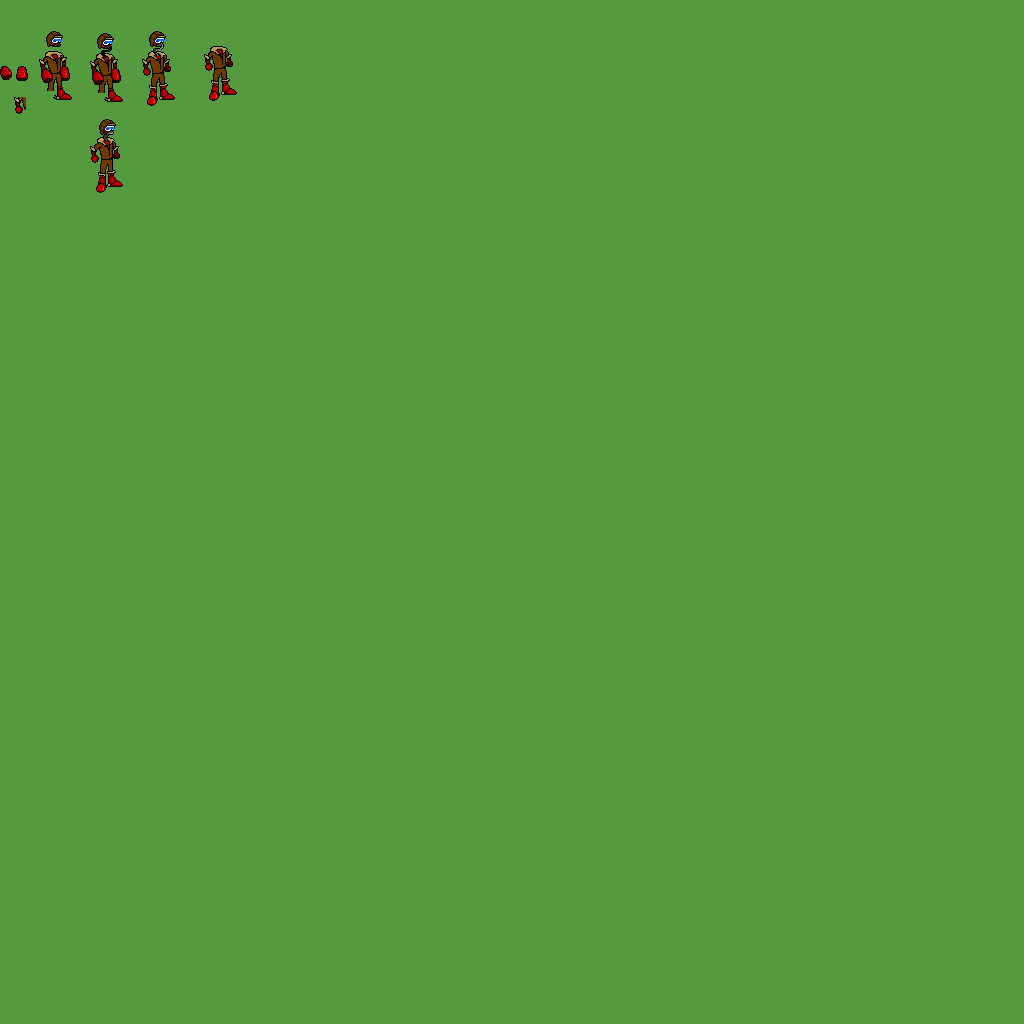
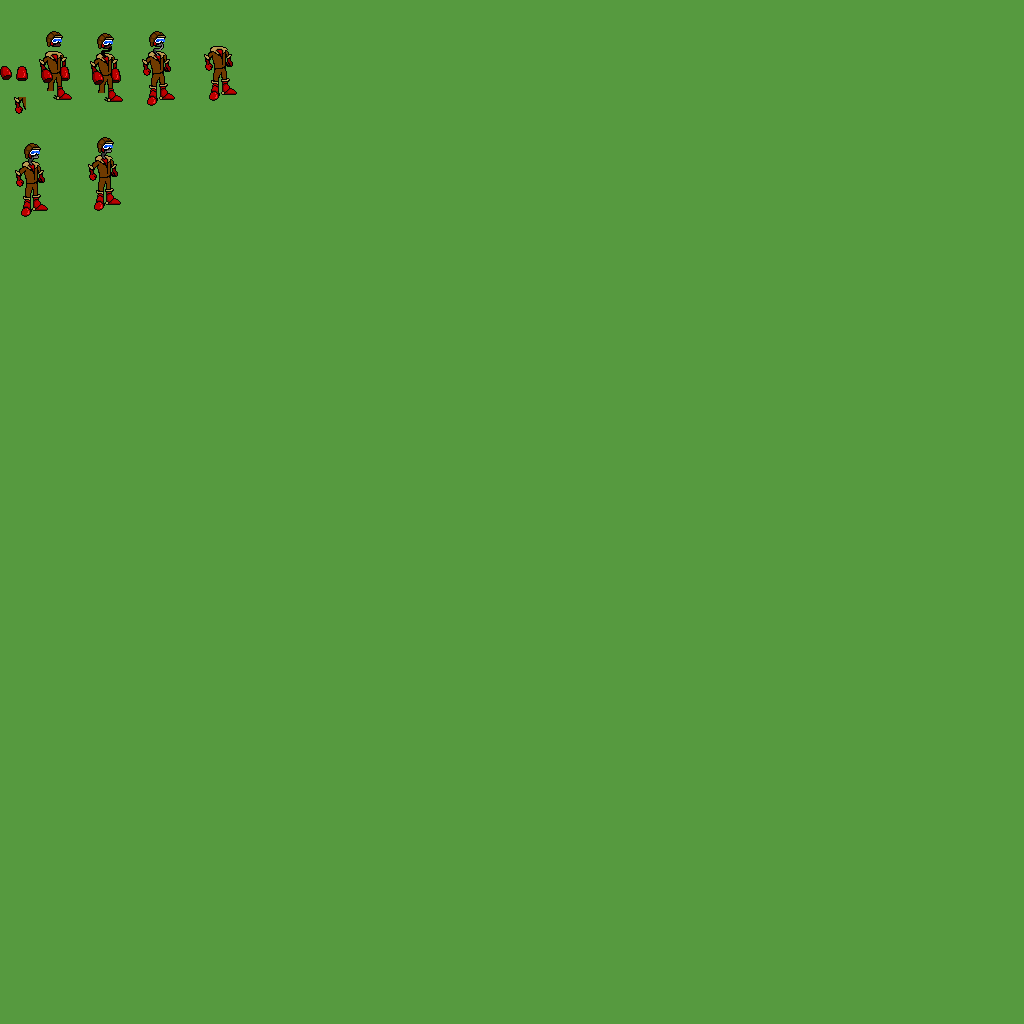
The second 1024×1024 image is a revision of the first. Changes to its layers:
painted on "Layer 3" over [15,119,123,217]
